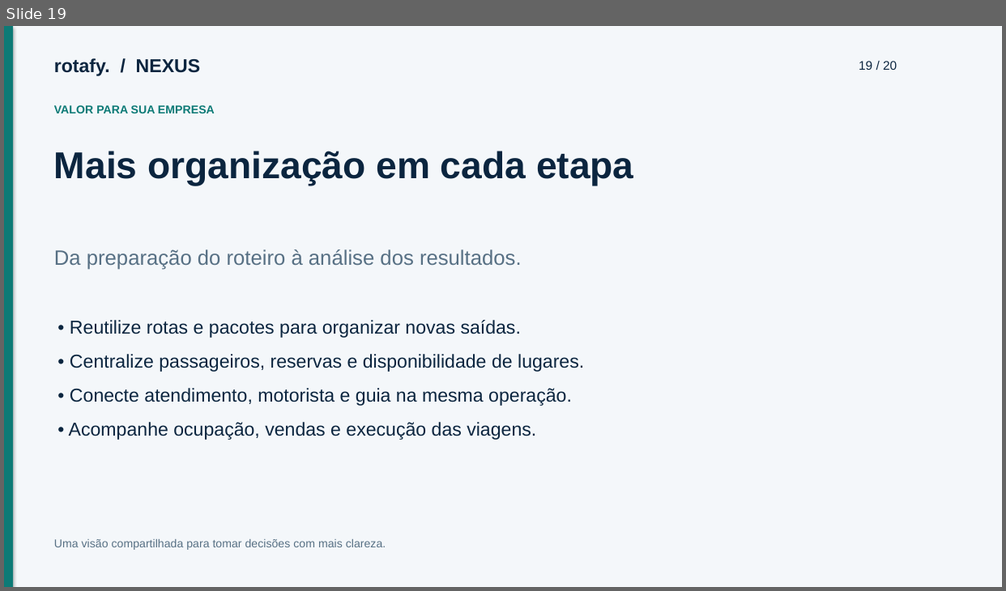
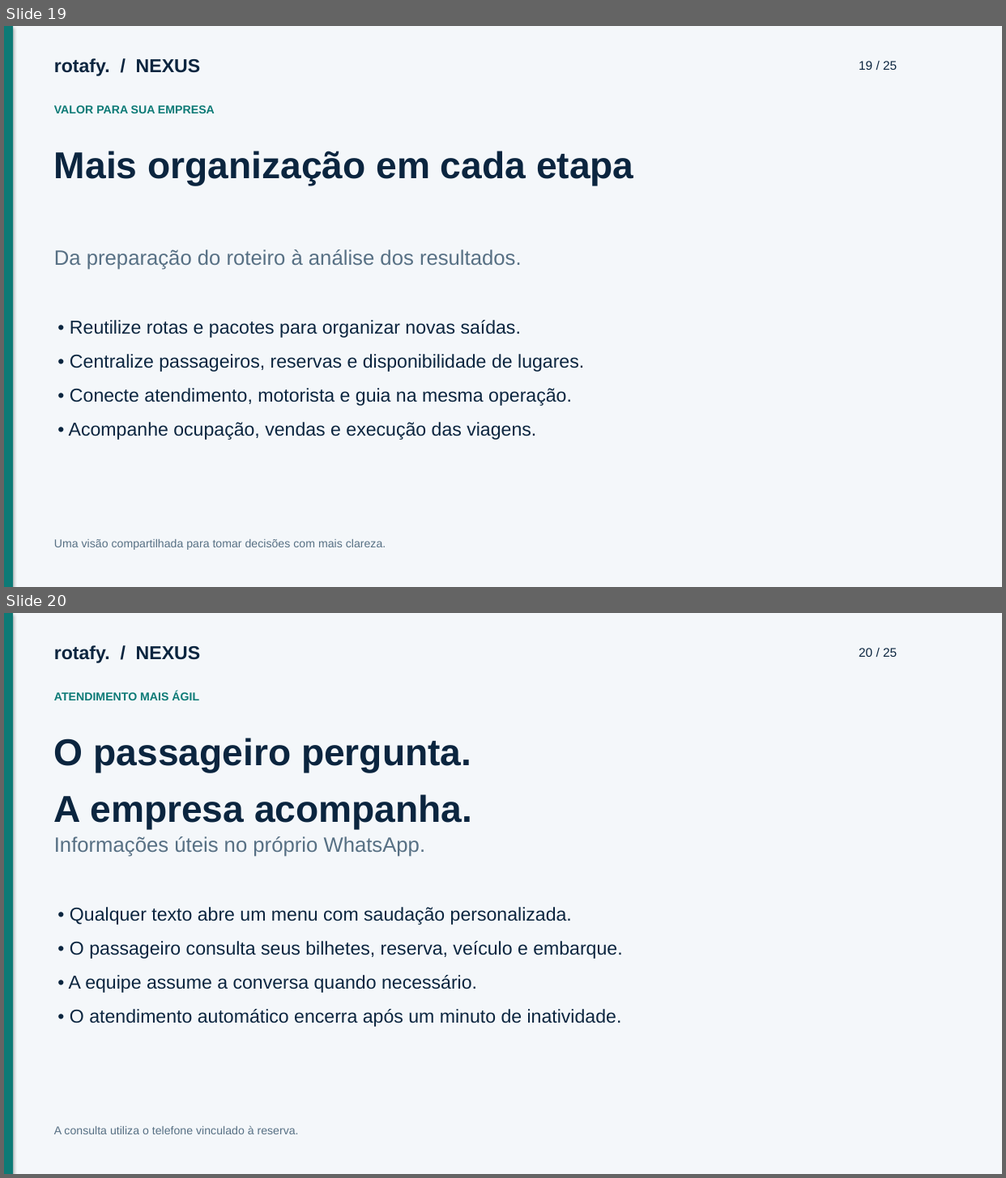
Before and after one commit to cfartes/rotafy, a slide deck: frontend/public/documentacao/apresentacao.pptx. Shown one above the other, each under a label of ours: slide 19 before the commit, slides 19 and 20 after it. The pictures are 1006x591 and 1006x1178 pixels, drawn with LibreOffice and Linux fonts; fonts in the diff are those of the drawing. Boxes give left, top, right and bottom in pixels: in the first picture for what was removed or moved away, otherwise in the second. Text is boxed around its words. In the diff, an @@ line names an element or a change of style, - is before the commit and + after.

```diff
--- a/frontend/public/documentacao/apresentacao.pptx
+++ b/frontend/public/documentacao/apresentacao.pptx
@@ slide 20 added at [4, 613, 1002, 1174], background #F4F7FA @@
@@ rectangle added at [4, 613, 13, 1174], fill #0C7A76 @@
@@ text added at [54, 645, 201, 663], 18 pt, text #0B253F, bold @@
+rotafy. / NEXUS
@@ text added at [859, 648, 897, 657], 12 pt, text #0B253F @@
+20 / 25
@@ text added at [54, 692, 199, 700], 11 pt, text #0C7A76, bold @@
+ATENDIMENTO MAIS ÁGIL
@@ text added at [54, 738, 472, 829], 36 pt, text #0B253F, bold @@
+O passageiro pergunta.
+A empresa acompanha.
@@ text added at [54, 837, 426, 857], 20 pt, text #577084 @@
+Informações úteis no próprio WhatsApp.
@@ text added at [69, 907, 622, 1027], 18 pt, text #0B253F @@
+• Qualquer texto abre um menu com saudação personalizada.
+• O passageiro consulta seus bilhetes, reserva, veículo e embarque.
+• A equipe assume a conversa quando necessário.
+• O atendimento automático encerra após um minuto de inatividade.
@@ text added at [54, 1126, 299, 1135], 11 pt, text #577084 @@
+A consulta utiliza o telefone vinculado à reserva.
@@ slide 19 changed as well @@
@@ text at [859, 61, 897, 70]: text changed @@
-19 / 20
+19 / 25
```
Also in this commit, not shown: 19 other slides changed, 4 other slides added, 21 other files.
